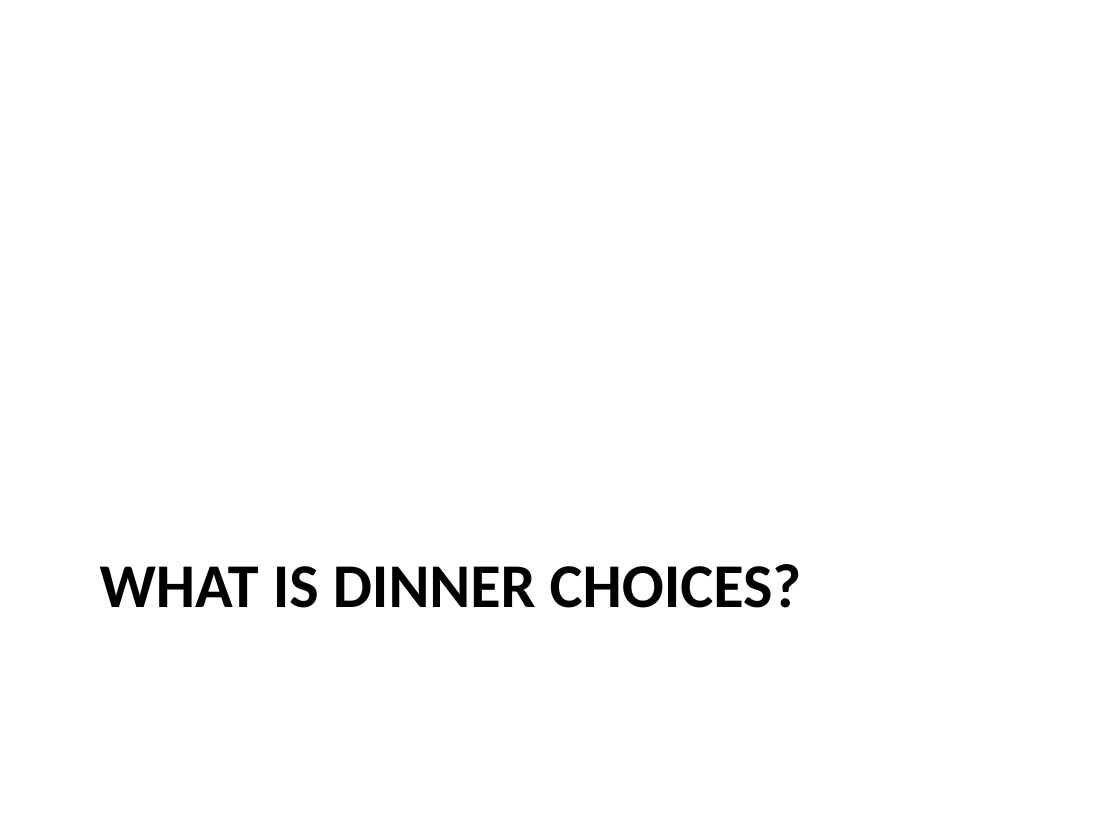
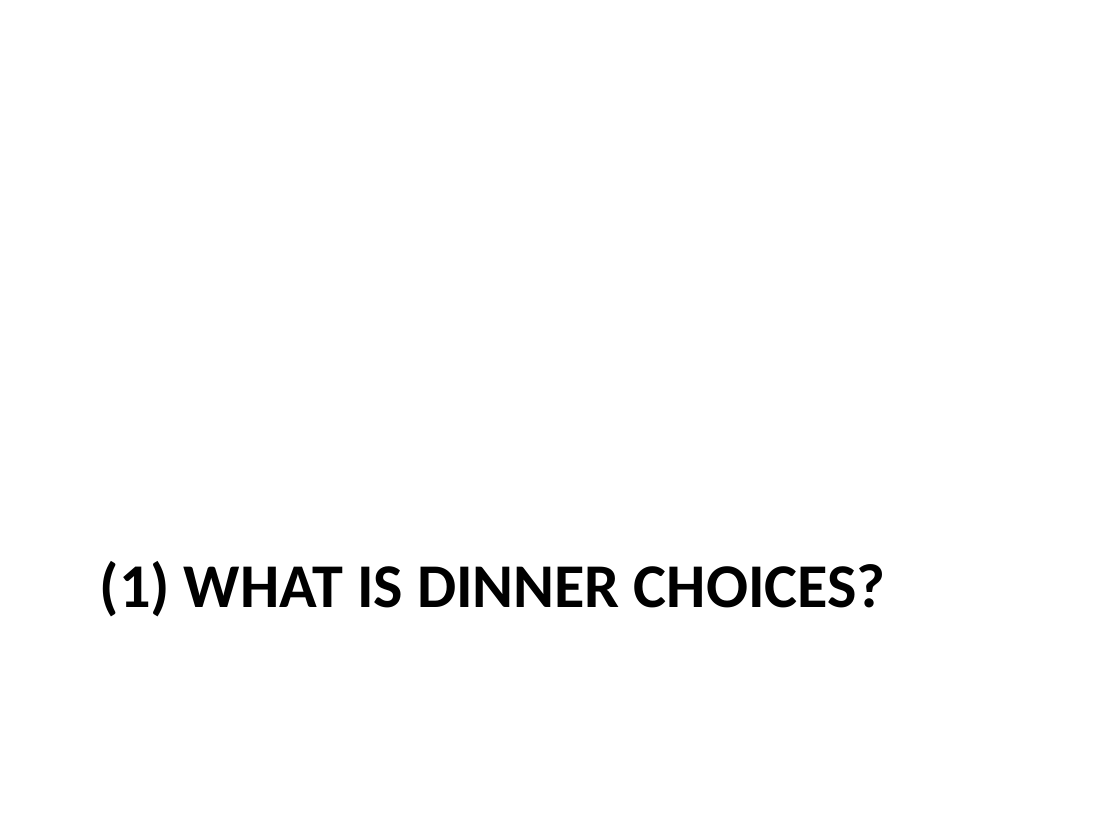
Before and after one commit to asfcarter/dinner_choices, a slide deck: slide 3 of Admin/User guides/Admin_info.pptx. Drawn at 1120x840 pixels with LibreOffice and Linux fonts; fonts in the diff are those of the drawing. Boxes give left, top, right and bottom in pixels: in the first picture for what was removed or moved away, otherwise in the second. Text is boxed around its words. In the diff, an @@ line names an element or a change of style, - is before the commit and + after.

```diff
--- a/Admin/User guides/Admin_info.pptx
+++ b/Admin/User guides/Admin_info.pptx
@@ title at bbox=[100, 561, 886, 617]: text changed @@
-WHAT IS DINNER CHOICES?
+(1) WHAT IS DINNER CHOICES?
```
Also in this commit, not shown: 7 other slides changed, 21 slides added, 1 slide removed, 19 other files.
